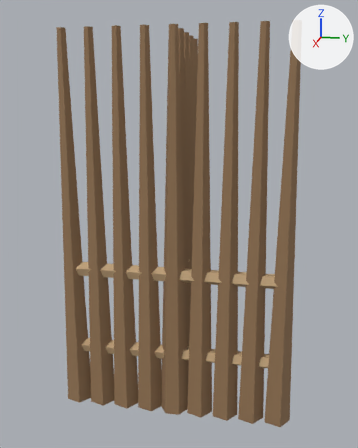
A saved change to the glTF model assets/3d/models/palisade_0d.glb.
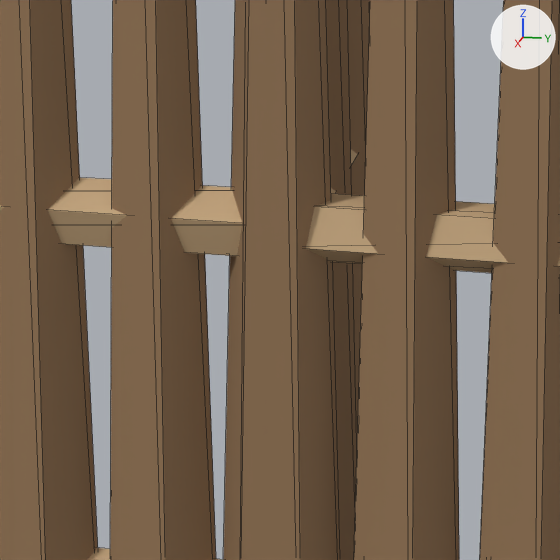
Old and new are each drawn whole from a camera (50 mm lens) standing at (2.159, 0.455, 1.486) and looking at (-0.232, -0.023, 0.888) and again close up on the part from 32% to 65% of the width and 51% to 77% of the height. Every picture has the same lights, and +X, +Y and +Z are marked at upper right. The last two pictures show the newer version. The close-ups show mesh edges as thin lines. Vertices at exactly the same position are counted once.

Script lines for the objects in view, before the commit:
```python
me_palisade_0d = bpy.data.meshes.new('palisade_0d')
me_palisade_0d.from_pydata(...)  # 192 vertices, 308 faces; spans x -0.56..0.06, y -0.55..0.56, z 0.0..1.8
# faces by material slot: [212, 96]
me_palisade_0d.materials.append(mat_trunk)  # brown #957655
me_palisade_0d.materials.append(mat_wood)  # beige #c8aa81
ob_palisade_0d = bpy.data.objects.new('palisade_0d', me_palisade_0d)
ob_palisade_0d.location = (0.0, 0.0, 0.0)
```
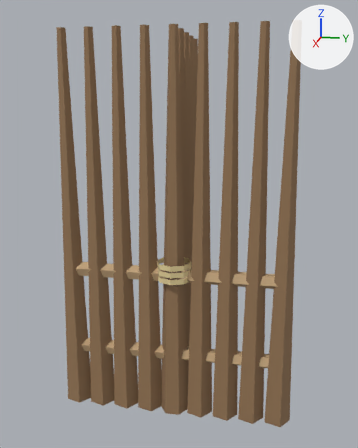
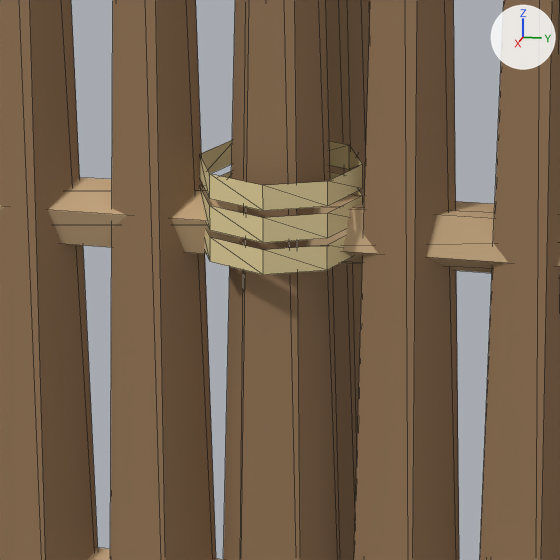
Where the change shows, as pixel boxes (x1, y1, x2, y2) in the close-ups (560 x 560 px):
part 1 of me_palisade_0d, added (beige): after (204, 228, 351, 275)
part 2 of me_palisade_0d, added (beige): after (200, 171, 363, 243)
part 3 of me_palisade_0d, added (beige): after (200, 140, 363, 211)

Patch to the scene script:
```diff
--- a/assets/3d/models/palisade_0d.glb.py
+++ b/assets/3d/models/palisade_0d.glb.py
@@ mat_thatch @@
+mat_thatch = principled_material('thatch')
+mat_thatch.base_color = (0.78, 0.64, 0.33)  # beige #e5d19b
+mat_thatch.roughness = 0.85
@@ me_palisade_0d @@
 # used by ob_palisade_0d; location = (0.0, 0.0, 0.0)
-me_palisade_0d.from_pydata(...)  # 192 vertices, 308 faces; spans x -0.56..0.06, y -0.55..0.56, z 0.0..1.8
+me_palisade_0d.from_pydata(...)  # 240 vertices, 356 faces; spans x -0.56..0.08, y -0.55..0.56, z 0.0..1.8
+# me_palisade_0d part 1: a new loose piece of 16 vertices spanning x -0.08..0.08, y -0.08..0.08, z 0.68..0.7, in mat_thatch (beige #e5d19b)
+# me_palisade_0d part 2: a new loose piece of 16 vertices spanning x -0.08..0.08, y -0.08..0.08, z 0.71..0.73, in mat_thatch (beige #e5d19b)
+# me_palisade_0d part 3: a new loose piece of 16 vertices spanning x -0.08..0.08, y -0.08..0.08, z 0.74..0.77, in mat_thatch (beige #e5d19b)
+# other edits to the shape of me_palisade_0d do not show in these pictures
 me_palisade_0d.materials.append(mat_trunk)
 me_palisade_0d.materials.append(mat_wood)
+me_palisade_0d.materials.append(mat_thatch)  # beige #e5d19b
```
